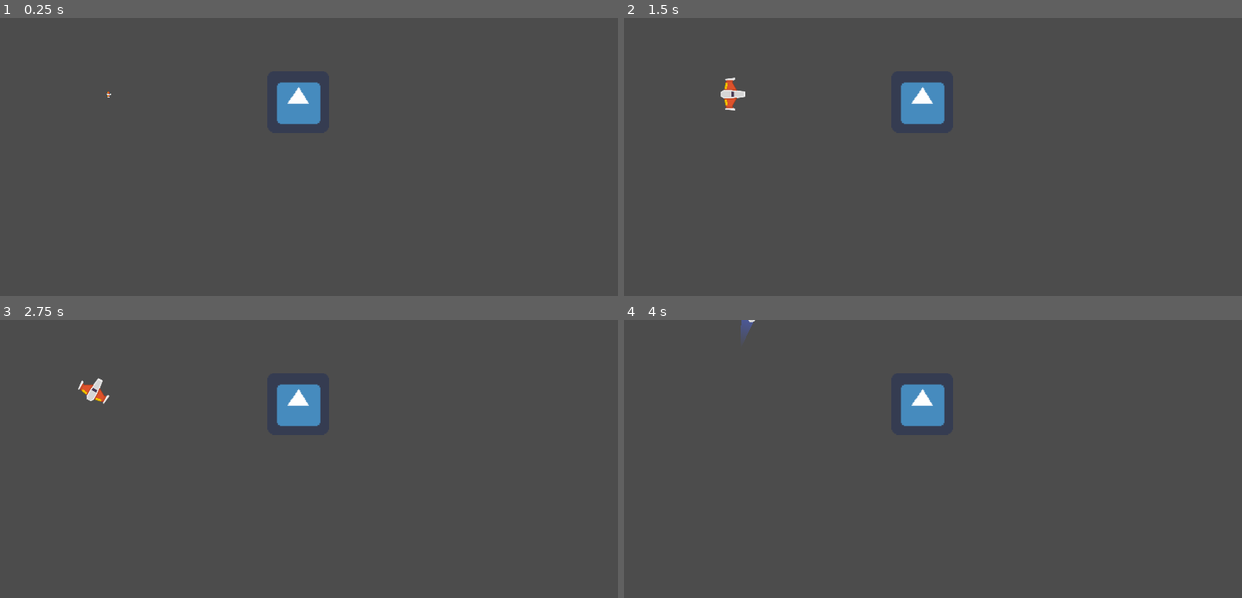
Above: before the commit, frames 1-4 (two rows, left to right).
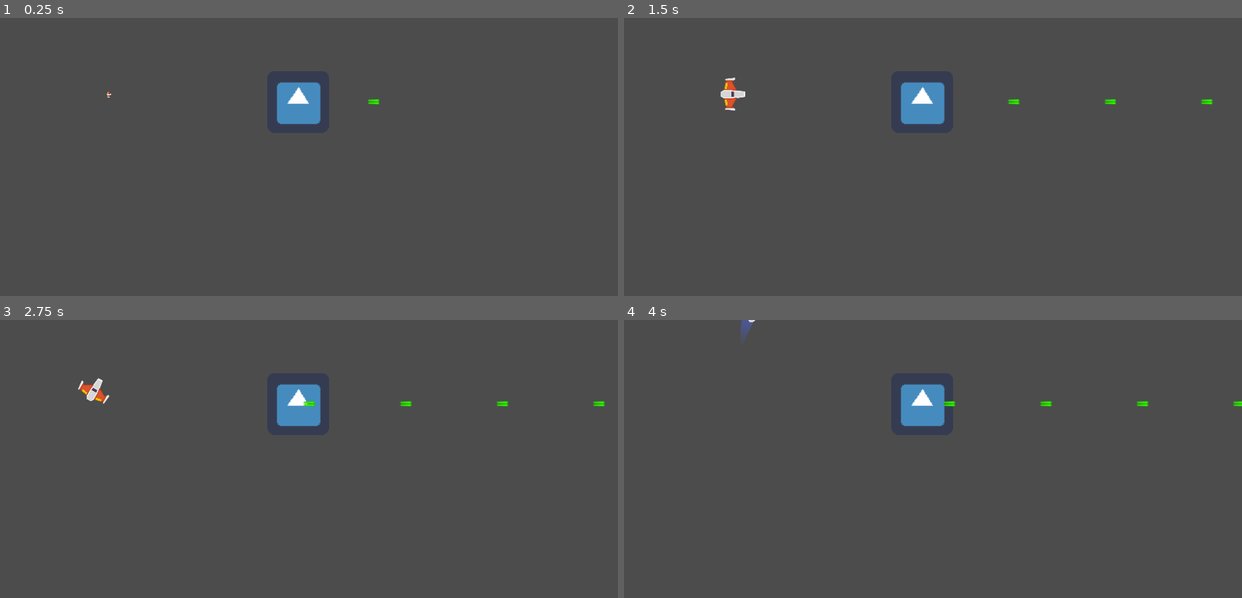
Above: after the commit, the same moments.

Repository: franco014/proyecto-meteoritos
Game: Godot game, scene res://Juego/Niveles/NivelTest.tscn
Same seed, same stepped clock (60 frames per second), same inputs: the game is played once before the commit and once after it. The engine's default icon, where the game draws it, is replaced by a stand-in: a white triangle on a blue panel in a dark square.
Inputs (mouse positions are in pixels of both pictures, inside the frame that each line leads up to):
- Up to frame 1 (0.25 s): no input
- Up to frame 2 (1.5 s): move the mouse to (1068, 173) at 0.52 s; press the mouse at (1068, 173) at 0.53 s; hold W (mover_adelante) 0.53-1.28 s; move the mouse to (809, 209) at 1.27 s; release the mouse at (809, 209) at 1.28 s; hold S (mover_atras) from 1.28 s (still down); right-click (809, 209) at 1.35 s
- Up to frame 3 (2.75 s): move the mouse to (370, 417) at 2.02 s; release S (mover_atras) at 2.03 s; hold W (mover_adelante) from 2.03 s (still down); hold A (rotar_antihorario) from 2.03 s (still down)
- Up to frame 4 (4 s): move the mouse to (902, 564) at 2.77 s; release A (rotar_antihorario) at 2.78 s; tap D (rotar_horario) at 2.85 s; move the mouse to (1118, 545) at 3.52 s; release W (mover_adelante) at 3.53 s; press the mouse at (1118, 545) at 3.53 s; hold S (mover_atras) from 3.53 s (still down)

The runs differ from the first frame. In frame 1, less than 0.1% of the frame differs, in the area x 59-62%, y 29-32%; in frame 2, 0.1%; in frame 3, 0.1%, in the area x 49-98%, y 29-32%; in frame 4, 0.1%.

Commit message:
clase 7 terminada

Diff:
--- /dev/null
+++ b/Juego/naves/enemigos/AreaColision.gd
@@ -0,0 +1,5 @@
+#AreaColision.gd
+extends Area2D
+
+func recibir_danio(danio: float):
+	owner.recibir_danio(danio)
--- a/Juego/naves/enemigos/EnemigoDummy.gd
+++ b/Juego/naves/enemigos/EnemigoDummy.gd
@@ -2,6 +2,19 @@
 extends Node2D
 
 
-func _on_Area2D_body_entered(body: Node) -> void:
+var hitpoints:float = 10
+
+func _process(delta: float) -> void:
+	$canion.set_esta_disparando(true)
+
+
+##metodos customs
+func recibir_danio(danio:float) -> void:
+	hitpoints -= danio
+	if hitpoints <= 0.0:
+		queue_free()
+
+
+func _on_body_entered(body: Node) -> void:
 	if body is Player:
 		body.destruir()
--- a/Juego/naves/enemigos/EnemigoDummy.tscn
+++ b/Juego/naves/enemigos/EnemigoDummy.tscn
@@ -1,7 +1,10 @@
-[gd_scene load_steps=4 format=2]
+[gd_scene load_steps=7 format=2]
 
 [ext_resource path="res://icon.png" type="Texture" id=1]
 [ext_resource path="res://Juego/naves/enemigos/EnemigoDummy.gd" type="Script" id=2]
+[ext_resource path="res://Juego/naves/enemigos/AreaColision.gd" type="Script" id=3]
+[ext_resource path="res://Juego/naves/player/laser/canion.tscn" type="PackedScene" id=4]
+[ext_resource path="res://Juego/naves/player/laser/LaserEnemigos.tscn" type="PackedScene" id=5]
 
 [sub_resource type="RectangleShape2D" id=1]
 extents = Vector2( 96.0671, 93.6841 )
@@ -12,6 +15,7 @@
 [node name="Area2D" type="Area2D" parent="."]
 collision_layer = 2
 collision_mask = 9
+script = ExtResource( 3 )
 
 [node name="CollisionShape2D" type="CollisionShape2D" parent="Area2D"]
 shape = SubResource( 1 )
@@ -19,4 +23,7 @@
 [node name="Sprite" type="Sprite" parent="."]
 scale = Vector2( 3, 3 )
 texture = ExtResource( 1 )
-[connection signal="body_entered" from="Area2D" to="." method="_on_Area2D_body_entered"]
+
+[node name="canion" parent="." instance=ExtResource( 4 )]
+proyectil = ExtResource( 5 )
+[connection signal="body_entered" from="Area2D" to="." method="_on_body_entered"]
--- a/Juego/naves/player/Player.gd
+++ b/Juego/naves/player/Player.gd
@@ -10,6 +10,7 @@
 export var potencia_motor:int = 20
 export var potencia_rotacion:int = 280
 export var estela_maxima = 150
+export var hitpoints: float = 15.0
 
 ## atributos
 var empuje:Vector2 = Vector2.ZERO
@@ -22,6 +23,7 @@
 onready var estela:Estela = $EstelaPositionInicio/Trail2D
 onready var motor_sfx:Motor = $motorSFX
 onready var colisionador:CollisionShape2D = $CollisionShape2D
+onready var sonidoa_danio:AudioStreamPlayer = $sonidoDanio
 
 ##Metodos
 func _ready() -> void:
@@ -82,8 +84,16 @@
 			printerr("Error de estado")
 	estado_actual = nuevo_estado
 
+
 func destruir():
 	controlador_estados(ESTADO.MUERTO)
+
+func recibir_danio(danio: float) -> void:
+	hitpoints -= danio
+	sonidoa_danio.play()
+	if hitpoints <= 0.0:
+		destruir()
+
 
 func esta_input_activo() -> bool:
 	if estado_actual in [ESTADO.MUERTO,ESTADO.SPAWN]:
@@ -121,3 +131,6 @@
 func _on_AnimationPlayer_animation_finished(anim_name: String) -> void:
 	if anim_name == "spawn":
 		controlador_estados(ESTADO.VIVO)
+
+func _on_VisibilityNotifier2D_screen_exited() -> void:
+	queue_free()
--- a/Juego/naves/player/Player.tscn
+++ b/Juego/naves/player/Player.tscn
@@ -6,6 +6,7 @@
 [ext_resource path="res://Juego/naves/player/laser/laserbeam/LaserBeam2D.tscn" type="PackedScene" id=4]
 [ext_resource path="res://Juego/naves/player/estela/Trail2D.tscn" type="PackedScene" id=5]
 [ext_resource path="res://Juego/naves/player/Motor/motorSFX.tscn" type="PackedScene" id=6]
+[ext_resource path="res://Juego/naves/player/laser/impacto.ogg" type="AudioStream" id=7]
 
 [sub_resource type="PhysicsMaterial" id=1]
 friction = 0.0
@@ -83,6 +84,14 @@
 [node name="AnimationPlayer" type="AnimationPlayer" parent="."]
 autoplay = "spawn"
 anims/spawn = SubResource( 3 )
+
+[node name="VisibilityNotifier2D" type="VisibilityNotifier2D" parent="."]
+
+[node name="sonidoDanio" type="AudioStreamPlayer" parent="."]
+stream = ExtResource( 7 )
+volume_db = -1.072
+pitch_scale = 1.64
 [connection signal="animation_finished" from="AnimationPlayer" to="." method="_on_AnimationPlayer_animation_finished"]
+[connection signal="screen_exited" from="VisibilityNotifier2D" to="." method="_on_VisibilityNotifier2D_screen_exited"]
 
 [editable path="canion"]
--- a/Juego/naves/player/laser/LaserPlayer.tscn
+++ b/Juego/naves/player/laser/LaserPlayer.tscn
@@ -9,7 +9,7 @@
 
 [node name="LaserPlayer" type="Area2D"]
 collision_layer = 8
-collision_mask = 6
+collision_mask = 22
 script = ExtResource( 1 )
 
 [node name="CollisionShape2D" type="CollisionShape2D" parent="."]
@@ -25,4 +25,6 @@
 position = Vector2( 0.176777, 0.176777 )
 rotation = 1.5708
 texture = ExtResource( 2 )
+[connection signal="area_entered" from="." to="." method="_on_area_entered"]
+[connection signal="body_entered" from="." to="." method="_on_body_entered"]
 [connection signal="screen_exited" from="VisibilityNotifier2D" to="." method="_on_VisibilityNotifier2D_screen_exited"]
--- a/Juego/naves/player/laser/laserbeam/LaserBeam2D.gd
+++ b/Juego/naves/player/laser/laserbeam/LaserBeam2D.gd
@@ -16,6 +16,7 @@
 # It plays appearing and disappearing animations when it's not animating.
 # See `appear()` and `disappear()` for more information.
 var is_casting := false setget set_is_casting
+var radio_danio = 4
 
 onready var fill := $FillLine2D
 onready var tween := $Tween
@@ -34,7 +35,7 @@
 
 func _physics_process(delta: float) -> void:
 	cast_to = (cast_to + Vector2.RIGHT * cast_speed * delta).clamped(max_length)
-	cast_beam()
+	cast_beam(delta)
 
 
 func set_is_casting(cast: bool) -> void:
@@ -60,7 +61,7 @@
 
 # Controls the emission of particles and extends the Line2D to `cast_to` or the ray's
 # collision point, whichever is closest.
-func cast_beam() -> void:
+func cast_beam(delta: float) -> void:
 	var cast_point := cast_to
 
 	force_raycast_update()
@@ -70,6 +71,8 @@
 		cast_point = to_local(get_collision_point())
 		collision_particles.global_rotation = get_collision_normal().angle()
 		collision_particles.position = cast_point
+		if get_collider().has_method("recibir_danio"):
+			get_collider().recibir_danio(radio_danio * delta)
 
 	fill.points[1] = cast_point
 	beam_particles.position = cast_point * 0.5
--- a/Juego/naves/player/laser/laserbeam/LaserBeam2D.tscn
+++ b/Juego/naves/player/laser/laserbeam/LaserBeam2D.tscn
@@ -63,6 +63,8 @@
 [node name="LaserBeam2D" type="RayCast2D"]
 enabled = true
 cast_to = Vector2( 0, 0 )
+collision_mask = 6
+collide_with_areas = true
 script = ExtResource( 1 )
 
 [node name="FillLine2D" type="Line2D" parent="."]
--- a/Juego/naves/player/laser/proyectil.gd
+++ b/Juego/naves/player/laser/proyectil.gd
@@ -4,7 +4,8 @@
 
 ##atributos
 var velocidad:Vector2 = Vector2.ZERO
-var danio:float
+var danio:float = 10
+
 
 ##metodos
 func crear(pos: Vector2, dir: float,vel: float,danio_p: int):
@@ -17,5 +18,22 @@
 	position += velocidad*delta
 
 
+##metodos customs
+func daniar(otro_cuerpo: CollisionObject2D) -> void:
+	if otro_cuerpo.has_method("recibir_danio"):
+		otro_cuerpo.recibir_danio(danio)
+	queue_free()
+
+
+##señales internas
 func _on_VisibilityNotifier2D_screen_exited() -> void:
 	queue_free()
+
+
+
+func _on_body_entered(body: Node) -> void:
+	daniar(body)
+
+
+func _on_area_entered(area: Area2D) -> void:
+	daniar(area)
Not shown: 1 places in Juego/naves/player/Player.tscn that only renumber resources
Not shown, added: Juego/naves/player/laser/impacto.ogg.import
Not shown, added: Juego/naves/player/laser/impacto.ogg
